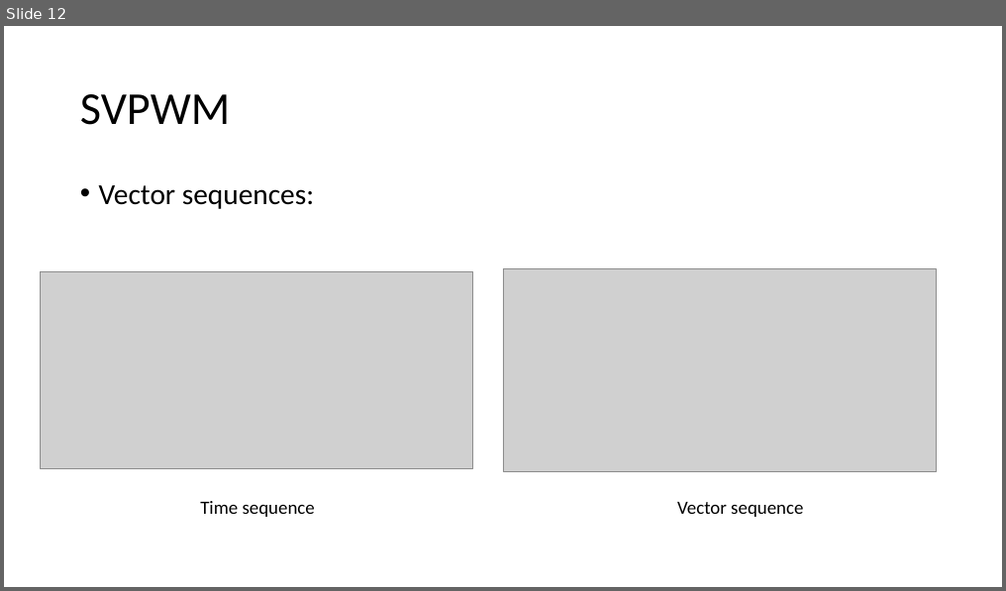
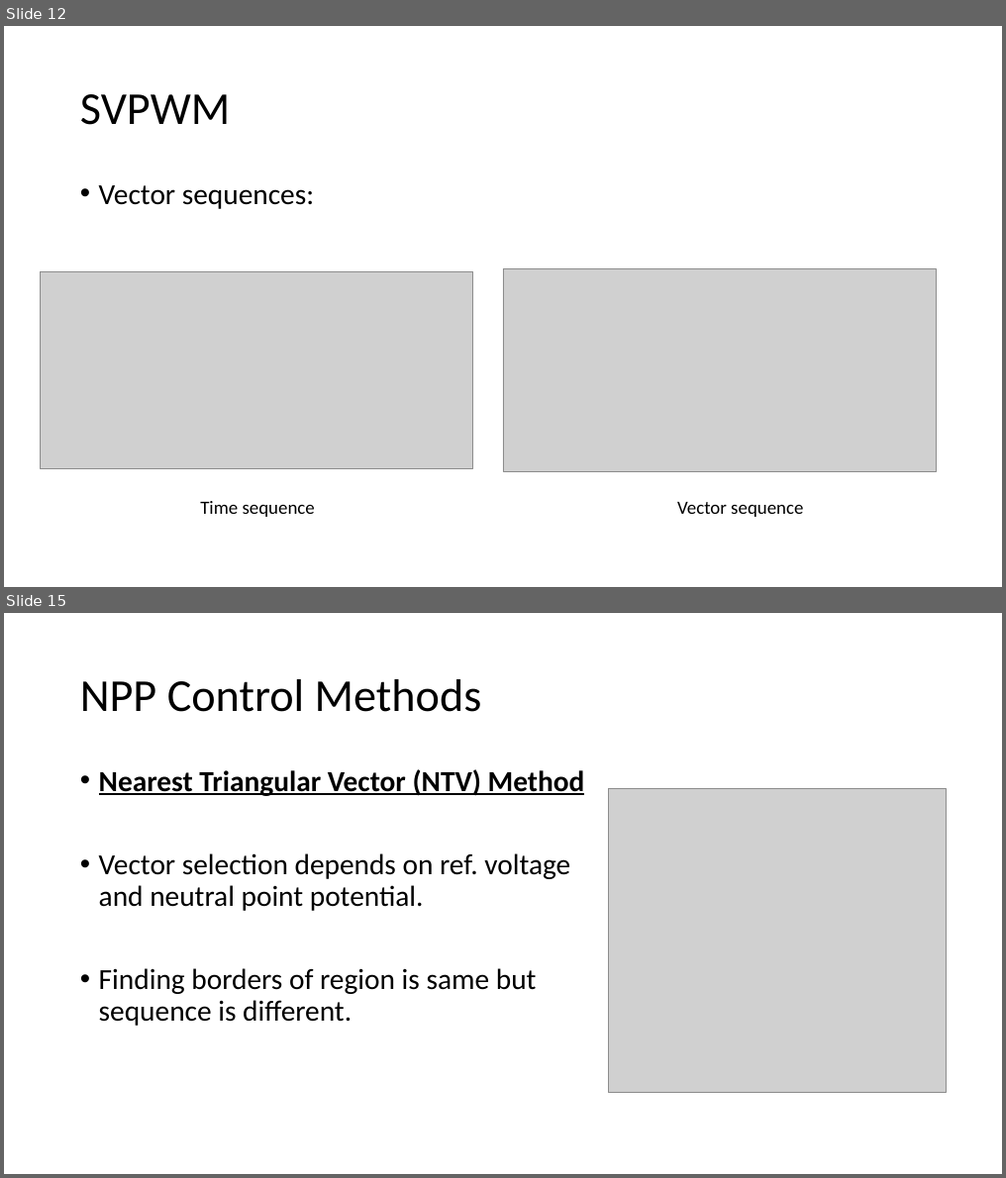
Before and after one commit to ahmetcan-akuz/Thesis, a slide deck: Reports/3-Level NPC Inverter Structure.pptx. Shown one above the other, each under a label of ours: slide 12 before the commit, slides 12 and 15 after it; the slides between them are not shown. The pictures are 1006x591 and 1006x1178 pixels, drawn with LibreOffice and Linux fonts; fonts in the diff are those of the drawing; grey boxes stand for pictures. Boxes give left, top, right and bottom in pixels: in the first picture for what was removed or moved away, otherwise in the second. Text is boxed around its words. In the diff, an @@ line names an element or a change of style, - is before the commit and + after.

Commit message:
NTV control method

```diff
--- a/Reports/3-Level NPC Inverter Structure.pptx
+++ b/Reports/3-Level NPC Inverter Structure.pptx
@@ slide 15 added at box(4, 613, 1002, 1174), background #FFFFFF @@
@@ title added at box(80, 679, 482, 712), 44 pt, text #000000 @@
+NPP Control Methods
@@ text added at box(99, 769, 585, 1026), 28 pt, text #000000 @@
+• Nearest Triangular Vector (NTV) Method
+• Vector selection depends on ref. voltage and neutral point potential.
+• Finding borders of region is same but sequence is different.
@@ picture added at box(608, 789, 945, 1093) @@
```
Also in this commit, not shown: 1 slide changed, 4 other slides added, 2 slides removed, 4 other files.
